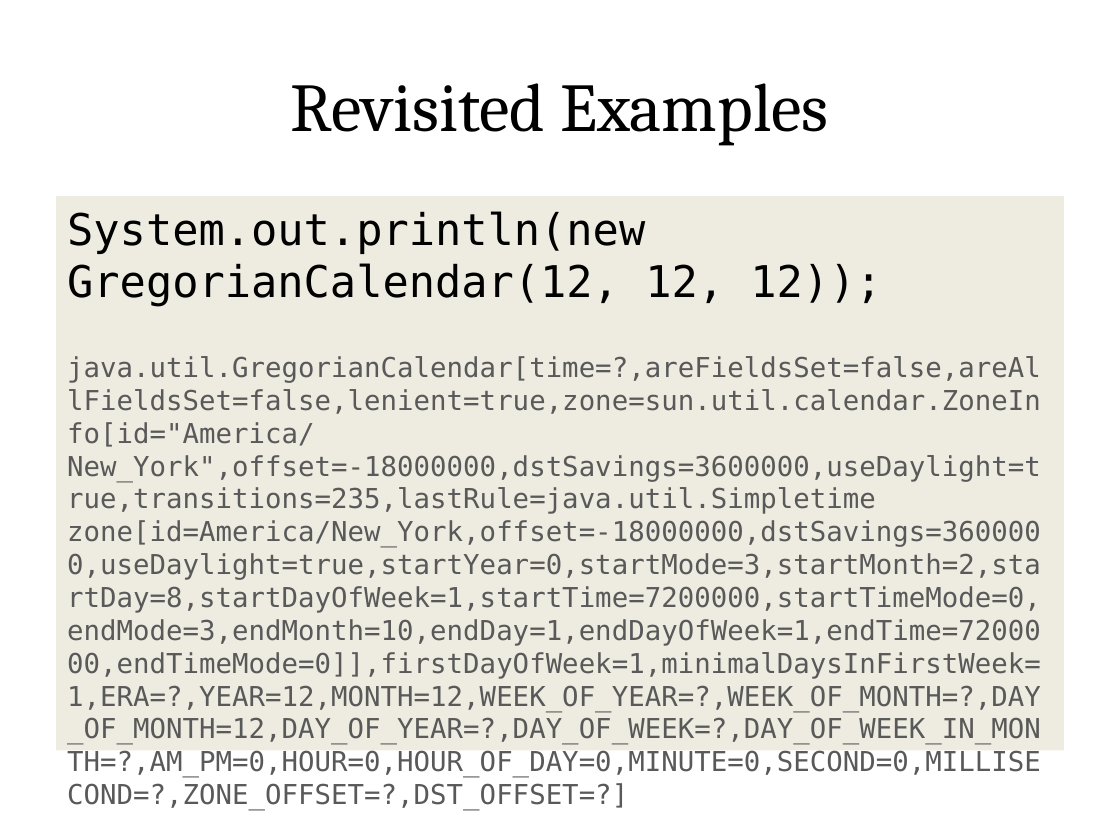
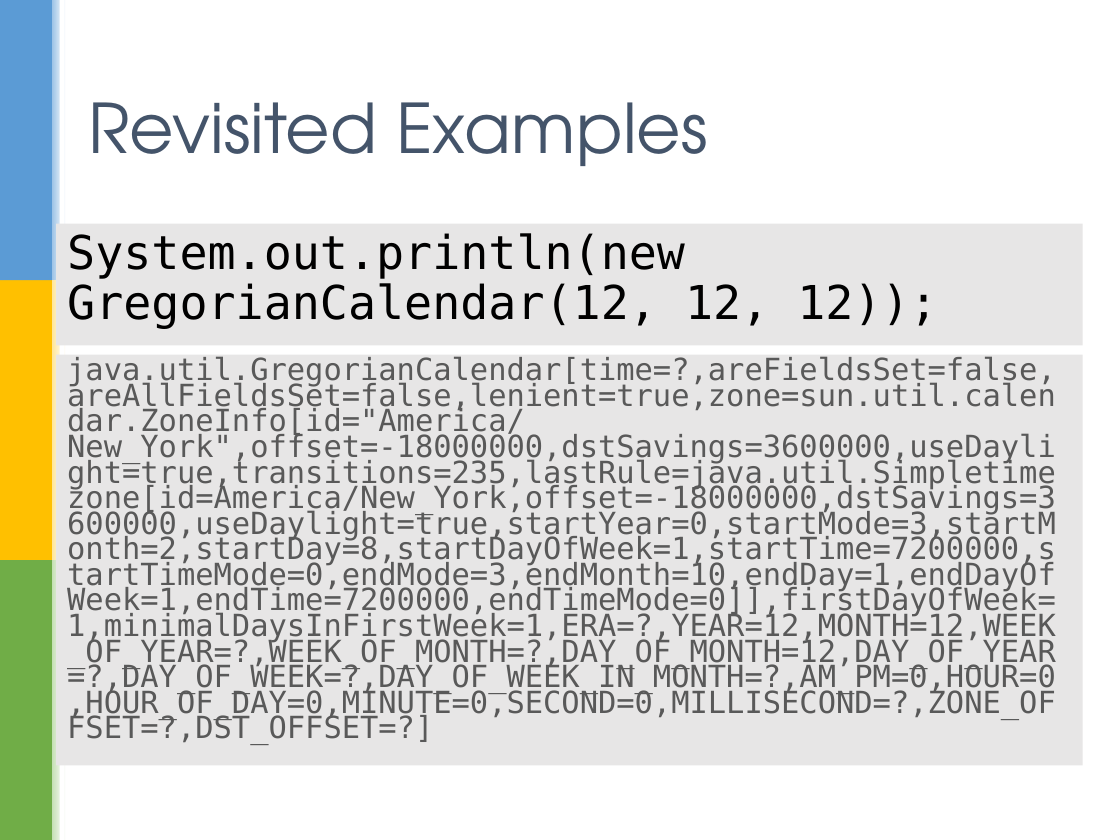
Before and after one commit to sualeh/make-a-date, a slide deck: slide 8 of Java 8 Date and Time API.pptx. Drawn at 1120x840 pixels with LibreOffice and Linux fonts; fonts in the diff are those of the drawing; background and template pictures are left out. Boxes give left, top, right and bottom in pixels: in the first picture for what was removed or moved away, otherwise in the second. Text is boxed around its words. In the diff, an @@ line names an element or a change of style, - is before the commit and + after.

```diff
--- a/Java 8 Date and Time API.pptx
+++ b/Java 8 Date and Time API.pptx
@@ group added at <box>0,0,66,840</box>: 7 rectangles @@
@@ title "Revisited Examples": place and size @@
-title "Revisited Examples" at <box>291,83,829,146</box>
+title "Revisited Examples" at <box>88,102,708,166</box>
@@ title "Revisited Examples" at <box>88,102,708,166</box>: font Cambria to TeX Gyre Adventor, text colour #000000 to #44546A; alignment centre to left @@
@@ text added at <box>56,224,1083,346</box>, fill #E7E6E6, 30 pt, text #000000 @@
+System.out.println(new GregorianCalendar(12, 12, 12));
@@ text in rectangle at <box>67,211,881,307</box>: paragraph removed @@
-System.out.println(new GregorianCalendar(12, 12, 12));
@@ rectangle "java.util.GregorianCalendar[time=?,areFieldsSet=false,areAll ...": place and size @@
-rectangle "java.util.GregorianCalendar[time=?,areFieldsSet=false,areAll ..." at <box>56,196,1064,750</box>
+rectangle "java.util.GregorianCalendar[time=?,areFieldsSet=false,areAll ..." at <box>56,355,1083,766</box>
@@ rectangle "java.util.GregorianCalendar[time=?,areFieldsSet=false,areAll ..." at <box>56,355,1083,766</box>: size 17.6 to 19.6 pt; line spacing 1 to 0.7; more space between paragraphs; text to rectangle; fill #EEECE1 to #E7E6E6 @@
```
Also in this commit, not shown: 41 other slides changed.
